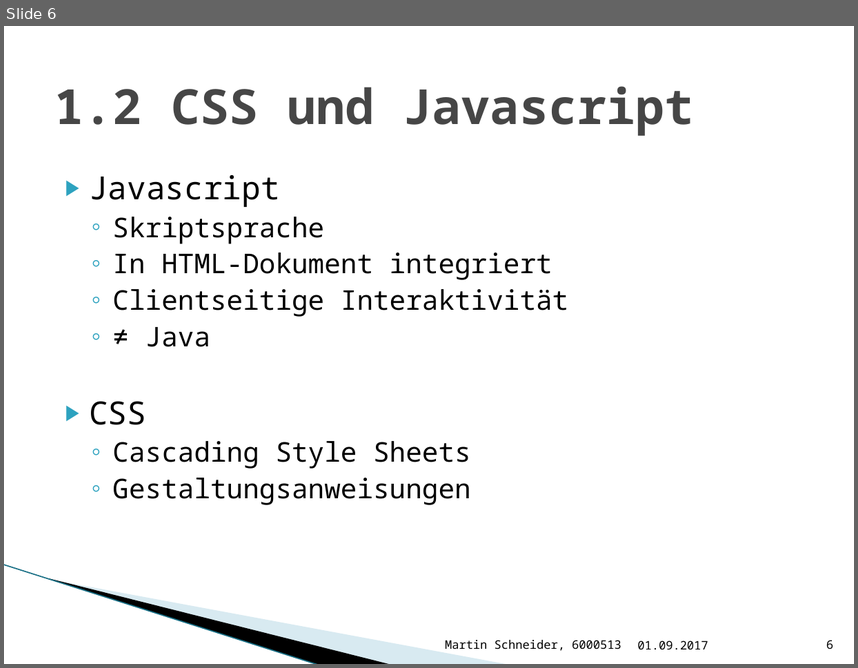
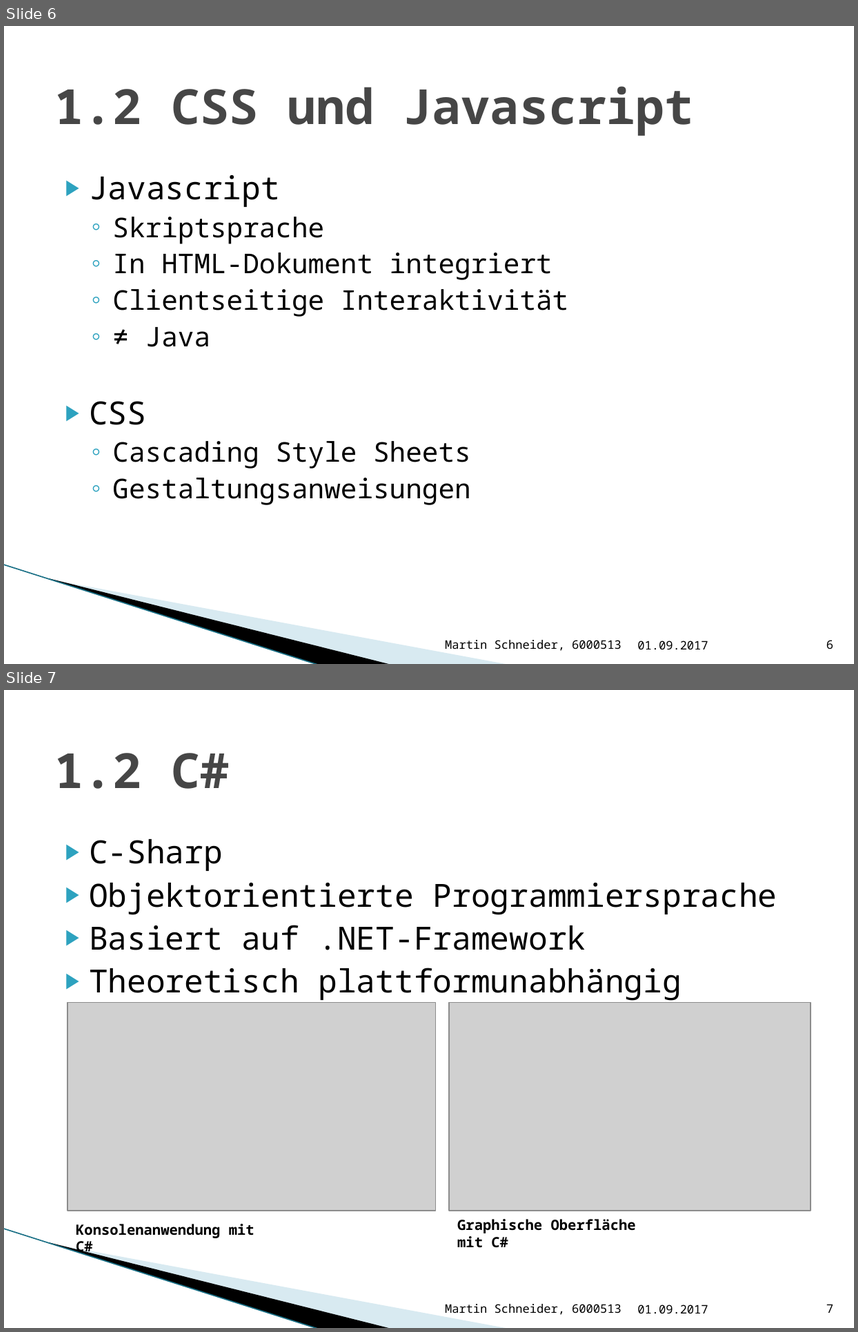
Before and after one commit to Bondzio/Stuff, a slide deck: Bachelor/Präsentation Bachelor.pptx. Shown one above the other, each under a label of ours: slide 6 before the commit, slides 6 and 7 after it. The pictures are 858x668 and 858x1332 pixels, drawn with LibreOffice and Linux fonts; fonts in the diff are those of the drawing; grey boxes stand for pictures; background and template pictures are left out. Boxes give left, top, right and bottom in pixels: in the first picture for what was removed or moved away, otherwise in the second. Text is boxed around its words. In the diff, an @@ line names an element or a change of style, - is before the commit and + after.

```diff
--- a/Bachelor/Präsentation Bachelor.pptx
+++ b/Bachelor/Präsentation Bachelor.pptx
@@ slide 7 added at (4, 690, 854, 1328), background #FFFFFF; not listed: 3 template elements that a slide beside it also shows @@
@@ title added at (55, 753, 229, 789), 41 pt, text #464646, bold @@
+1.2 C#
@@ text added at (89, 839, 777, 1000), 27 pt, text #000000 @@
+▶ C-Sharp
+▶ Objektorientierte Programmiersprache
+▶ Basiert auf .NET-Framework
+▶ Theoretisch plattformunabhängig
@@ picture added at (67, 1002, 436, 1210) @@
@@ picture added at (450, 1002, 811, 1210) @@
@@ text added at (76, 1223, 254, 1256), 12 pt, text #000000, bold @@
+Konsolenanwendung mit C#
@@ text added at (457, 1219, 636, 1248), 12 pt, text #000000, bold @@
+Graphische Oberfläche mit C#
@@ text added at (445, 1303, 622, 1314), 10 pt, text #000000 @@
+Martin Schneider, 6000513
@@ text added at (637, 1304, 708, 1313), 10 pt, text #000000 @@
+01.09.2017
@@ page number added at (826, 1303, 833, 1312), 10 pt, text #000000 @@
+7
```
Also in this commit, not shown: 3 slides changed, 1 other slide added, 3 other files.
